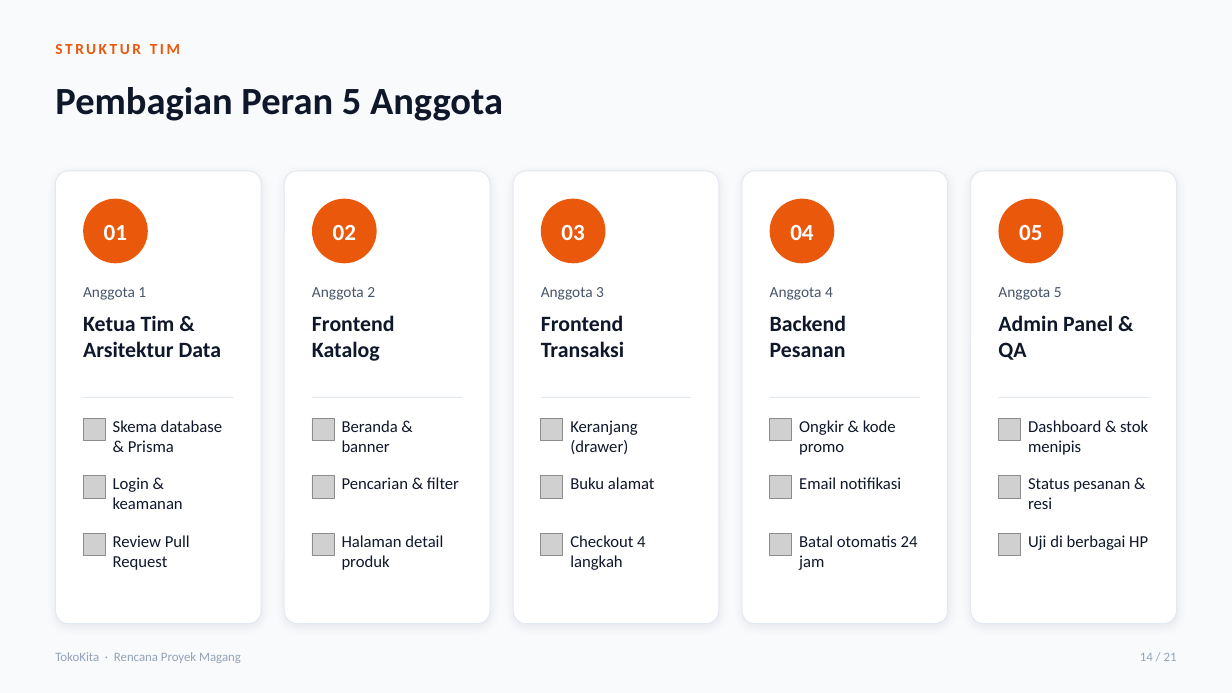
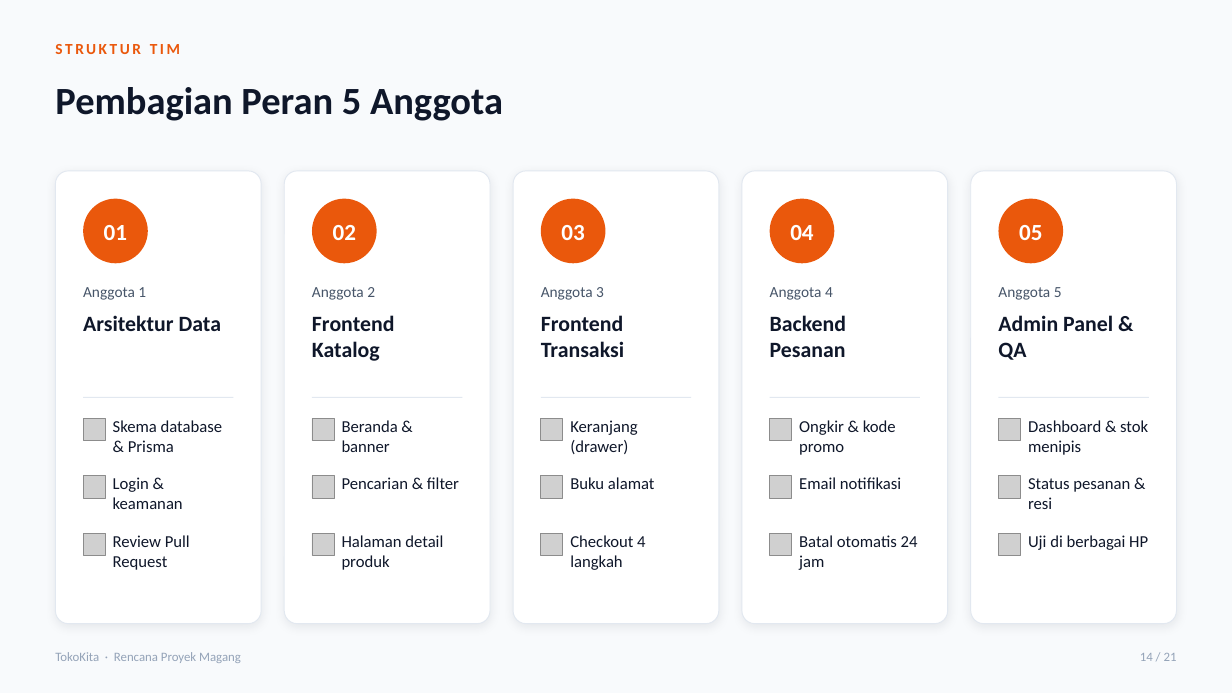
Before and after one commit to Magang-Project-Cmlabs/ecommerce, a slide deck: slide 14 of docs/Presentasi_ECommerce_TokoKita.pptx. Drawn at 1232x693 pixels with LibreOffice and Linux fonts; fonts in the diff are those of the drawing; grey boxes stand for pictures. Boxes give left, top, right and bottom in pixels: in the first picture for what was removed or moved away, otherwise in the second. Text is boxed around its words. In the diff, an @@ line names an element or a change of style, - is before the commit and + after.

```diff
--- a/docs/Presentasi_ECommerce_TokoKita.pptx
+++ b/docs/Presentasi_ECommerce_TokoKita.pptx
@@ text at (x1=83, y1=315, x2=222, y2=331): text changed @@
-Ketua Tim & Arsitektur Data
+Arsitektur Data
```
Also in this commit, not shown: 27 other files.
